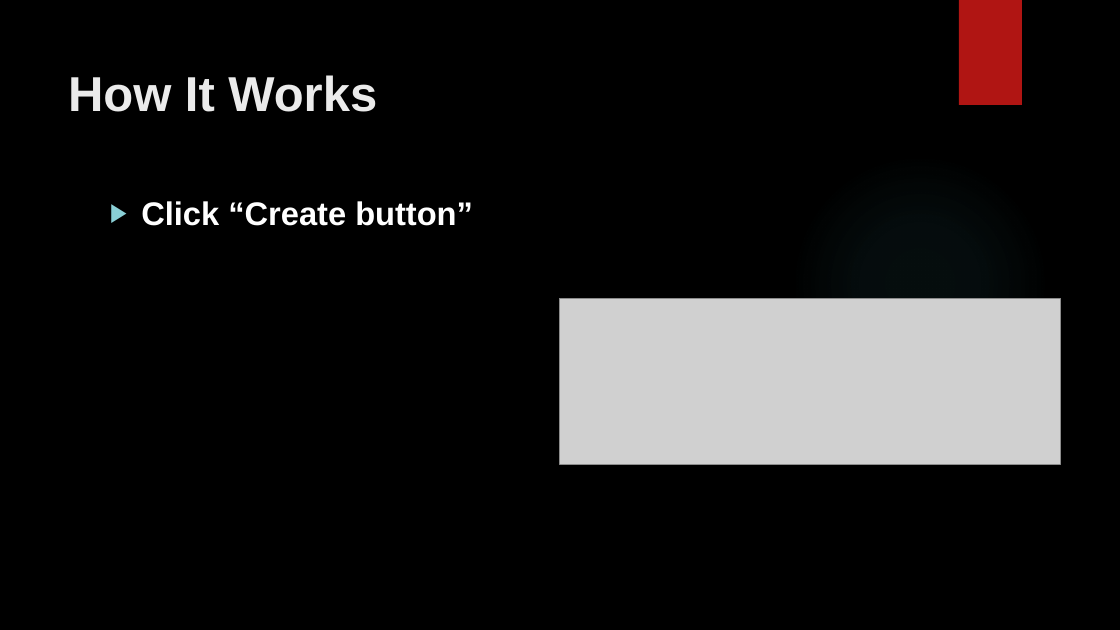
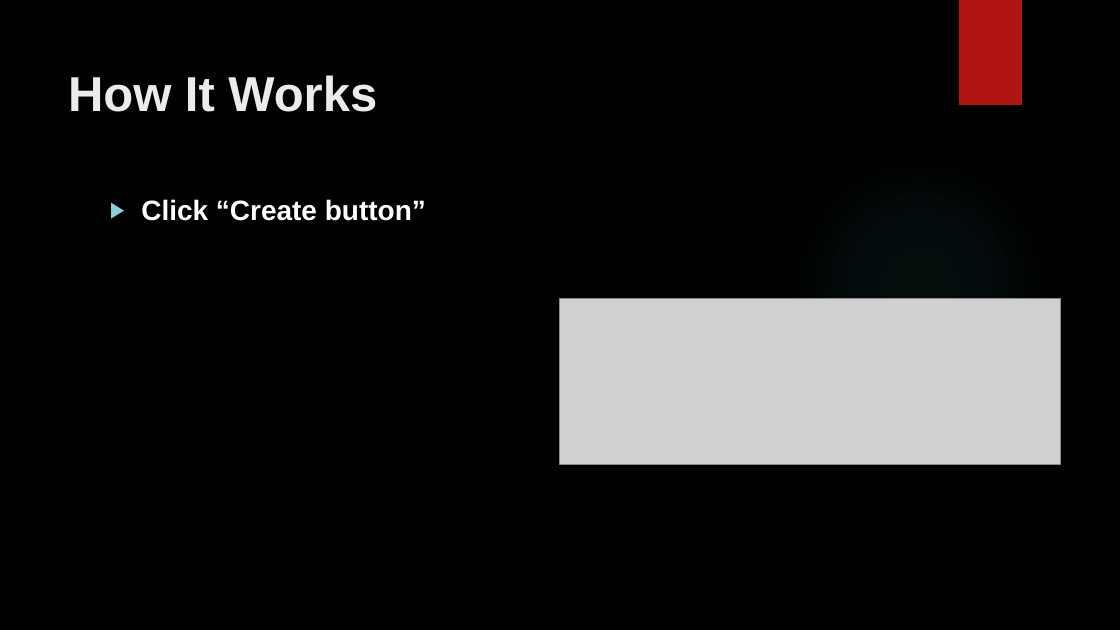
Before and after one commit to simonangel-fong/AWS_DjangoECDeployer, a slide deck: slide 7 of doc/ec-deploy.pptx. Drawn at 1120x630 pixels with LibreOffice and Linux fonts; fonts in the diff are those of the drawing; grey boxes stand for pictures; background and template pictures are left out. Boxes give left, top, right and bottom in pixels: in the first picture for what was removed or moved away, otherwise in the second. Text is boxed around its words. In the diff, an @@ line names an element or a change of style, - is before the commit and + after.

```diff
--- a/doc/ec-deploy.pptx
+++ b/doc/ec-deploy.pptx
@@ text "Click “Create button”" at bbox=[141, 199, 426, 221]: size 28 to 24 pt @@
```
Also in this commit, not shown: 8 other slides changed, 12 other files.
